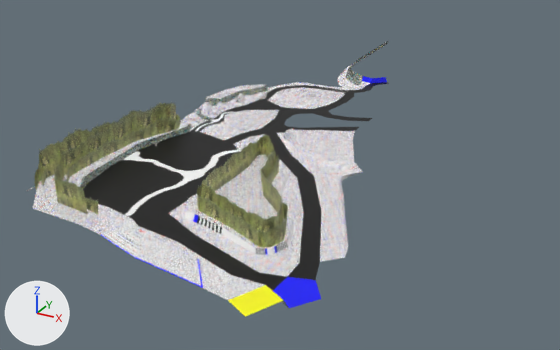
One commit to the Blender file map.blend: the scene before it, then after it.
Both versions are drawn from a 50 mm lens placed at (361.0, -479.0, 212.0), pointed at (100.0, -4.0, -26.0). The lights are fixed; the arrows at lower left show +X, +Y and +Z.
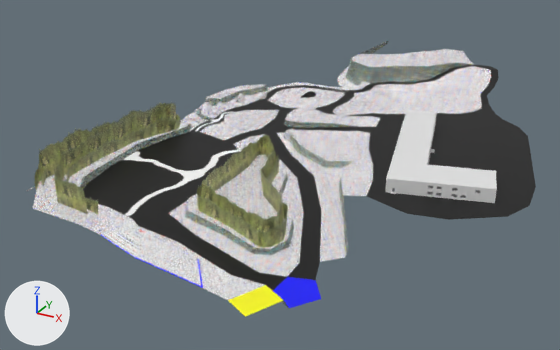
Boxes [x1, y1, x2, y2] around the edits, measured in the pictures (560 x 350 px):
```json
{"object": "Cube.001", "change": "reshaped", "before": [26, 40, 389, 317], "after": [26, 40, 536, 317], "on screen": "40% wider"}
{"object": "Dorms", "change": "added", "after": [385, 110, 497, 203]}
{"part": 1, "of": "me_cube_001", "change": "built on", "before": [33, 83, 376, 300], "after": [33, 41, 536, 300]}
{"part": 2, "of": "me_cube_001", "change": "surface changed", "before": [294, 91, 362, 183], "after": [294, 91, 362, 183]}
{"part": 3, "of": "me_cube_001", "change": "recoloured", "before": [185, 76, 387, 256], "after": [185, 76, 387, 256], "on screen": "white to grey"}
```

Edits to the scene script, one JSON object a line:
```json
{"op": "add", "block": "mat_dorms_road", "code": ["mat_dorms_road = principled_material('dorms_road')", "mat_dorms_road.base_color = (0.0, 0.0, 0.0)  # black #000000"]}
{"block": "me_cube_001", "where": "# used by ob_cube_001; location = (0.0, 0.0, 0.0); rotation_euler = (1.571, 0.0, 0.0), in degrees (90, 0, 0)"}
{"op": "remove", "block": "me_cube_001", "code": "me_cube_001.from_pydata(...)  # 834 vertices, 1356 faces, 2 loose edges; spans x -8.0..225.0, y -3.0..37.0, z -308.0..228.0"}
{"op": "add", "block": "me_cube_001", "code": "me_cube_001.from_pydata(...)  # 997 vertices, 1557 faces, 3 loose edges; spans x -8.0..291.0, y -3.0..37.0, z -308.0..228.0"}
{"block": "me_cube_001", "change": "me_cube_001 part 1"}
{"block": "me_cube_001", "change": "2 vertices are removed from x 145.0..146.0, y 6.0, z -64.0..-56.0"}
{"block": "me_cube_001", "change": "104 faces are deleted"}
{"block": "me_cube_001", "change": "4 vertices move from x 114.0..156.0, y 6.0..11.0, z -58.0..39.0 to x 112.0..156.0, y 6.0..11.0, z -58.0..41.0"}
{"block": "me_cube_001", "change": "165 vertices are added at x 67.0..291.0, y -2.0..23.0, z -246.0..91.0"}
{"block": "me_cube_001", "change": "1 loose edge is added"}
{"block": "me_cube_001", "change": "30 new faces join them, mat_coast_road (picture img_coast_road)"}
{"block": "me_cube_001", "change": "173 new faces join them, mat_default (picture img_modeling_texture_png)"}
{"block": "me_cube_001", "change": "58 new faces join them, mat_cliff (picture img_modeling_texture2_png)"}
{"block": "me_cube_001", "change": "44 new faces join them, mat_dorms_road (black #000000)"}
{"block": "me_cube_001", "change": "me_cube_001 part 2: 71 kept faces spanning x 65.0..218.0, y 6.0..11.0, z -161.0..169.0 get new texture (UV) coordinates"}
{"block": "me_cube_001", "change": "me_cube_001 part 3: 59 faces spanning x 98.0..218.0, y 6.0..11.0, z -161.0..169.0 switch from mat_default (picture img_modeling_texture_png) to mat_cliff (picture img_modeling_texture2_png)"}
{"op": "add", "block": "me_cube_001", "code": "me_cube_001.materials.append(mat_dorms_road)  # black #000000"}
{"op": "add", "block": "me_cube", "code": ["me_cube = bpy.data.meshes.new('Cube')", "me_cube.from_pydata(...)  # 3541 vertices, 3042 faces; spans x -14.0..51.0, y -65.9..69.2, z -4.2..6.5"]}
{"op": "add", "block": "ob_dorms", "code": ["ob_dorms = bpy.data.objects.new('Dorms', me_cube)", "ob_dorms.location = (206.3, -3.8, 13.6)", "ob_dorms.rotation_euler = (0.0, 0.0, 0.262)  # degrees (0, 0, 15)"]}
```
